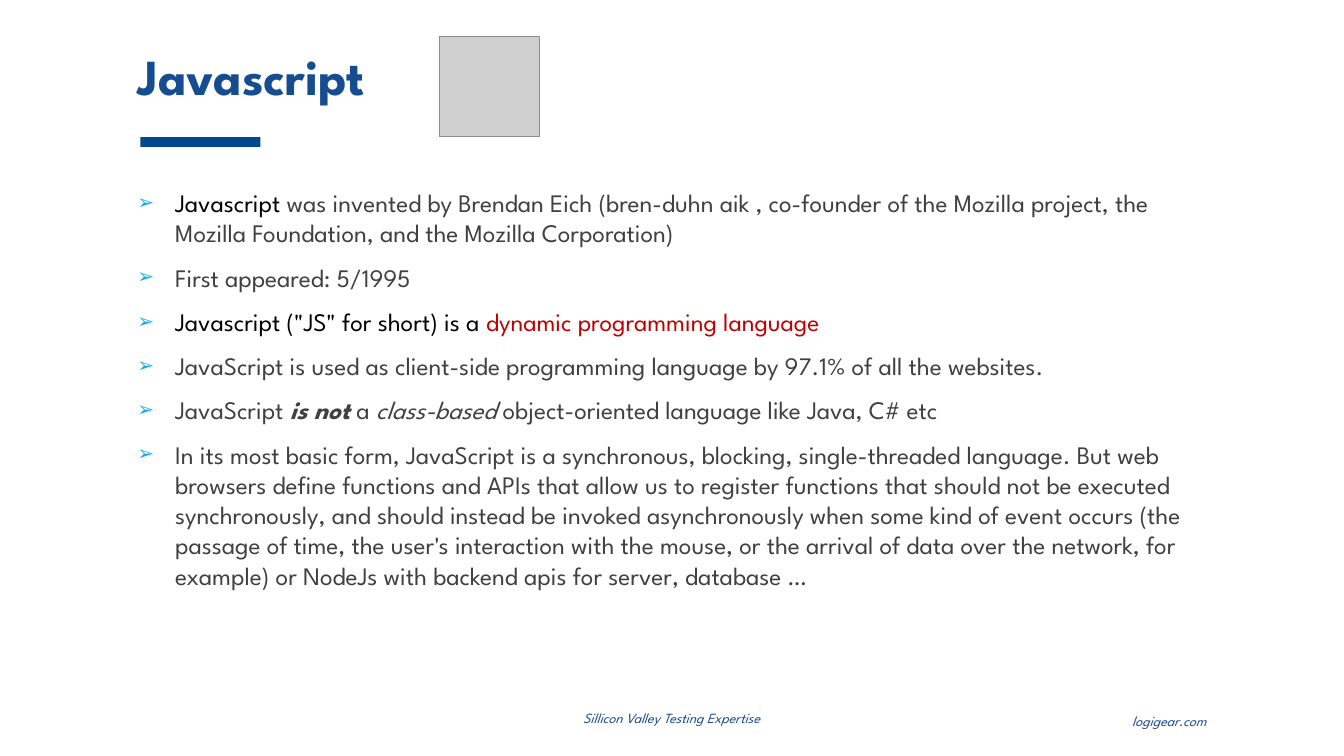
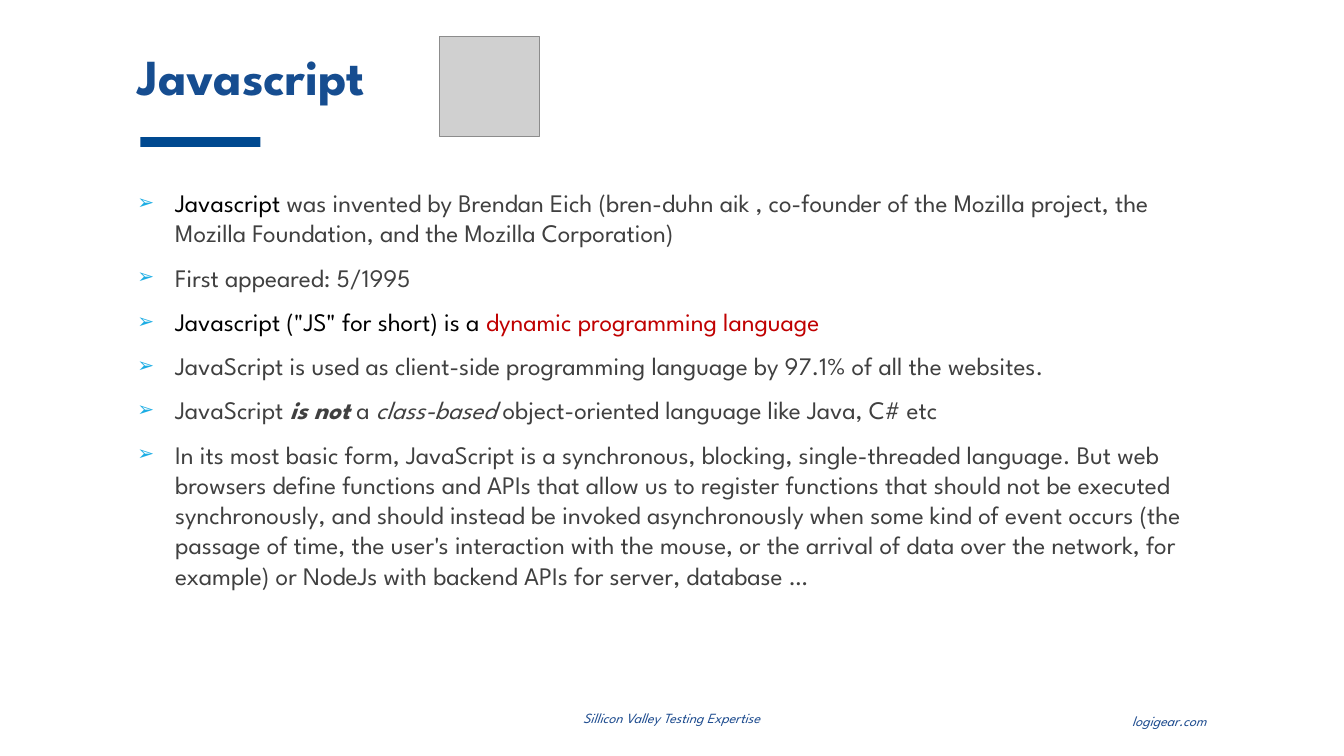
Before and after one commit to thewalldao/ICT_PROTRACTOR, a slide deck: slide 5 of Document/Study_document/inContact.pptx. Drawn at 1344x756 pixels with LibreOffice and Linux fonts; fonts in the diff are those of the drawing; grey boxes stand for pictures; background and template pictures are left out. Boxes give left, top, right and bottom in pixels: in the first picture for what was removed or moved away, otherwise in the second. Text is boxed around its words. In the diff, an @@ line names an element or a change of style, - is before the commit and + after.

```diff
--- a/Document/Study_document/inContact.pptx
+++ b/Document/Study_document/inContact.pptx
@@ text at <box>175,446,1181,591</box>: text changed @@
-➢ In its most basic form, JavaScript is a synchronous, blocking, single-threaded language. But web browsers define functions and APIs that allow us to register functions that should not be executed synchronously, and should instead be invoked asynchronously when some kind of event occurs (the passage of time, the user's interaction with the mouse, or the arrival of data over the network, for example) or NodeJs with backend apis for server, database …
+➢ In its most basic form, JavaScript is a synchronous, blocking, single-threaded language. But web browsers define functions and APIs that allow us to register functions that should not be executed synchronously, and should instead be invoked asynchronously when some kind of event occurs (the passage of time, the user's interaction with the mouse, or the arrival of data over the network, for example) or NodeJs with backend APIs for server, database …
```
Also in this commit, not shown: 5 other slides changed, 4 slides added.
